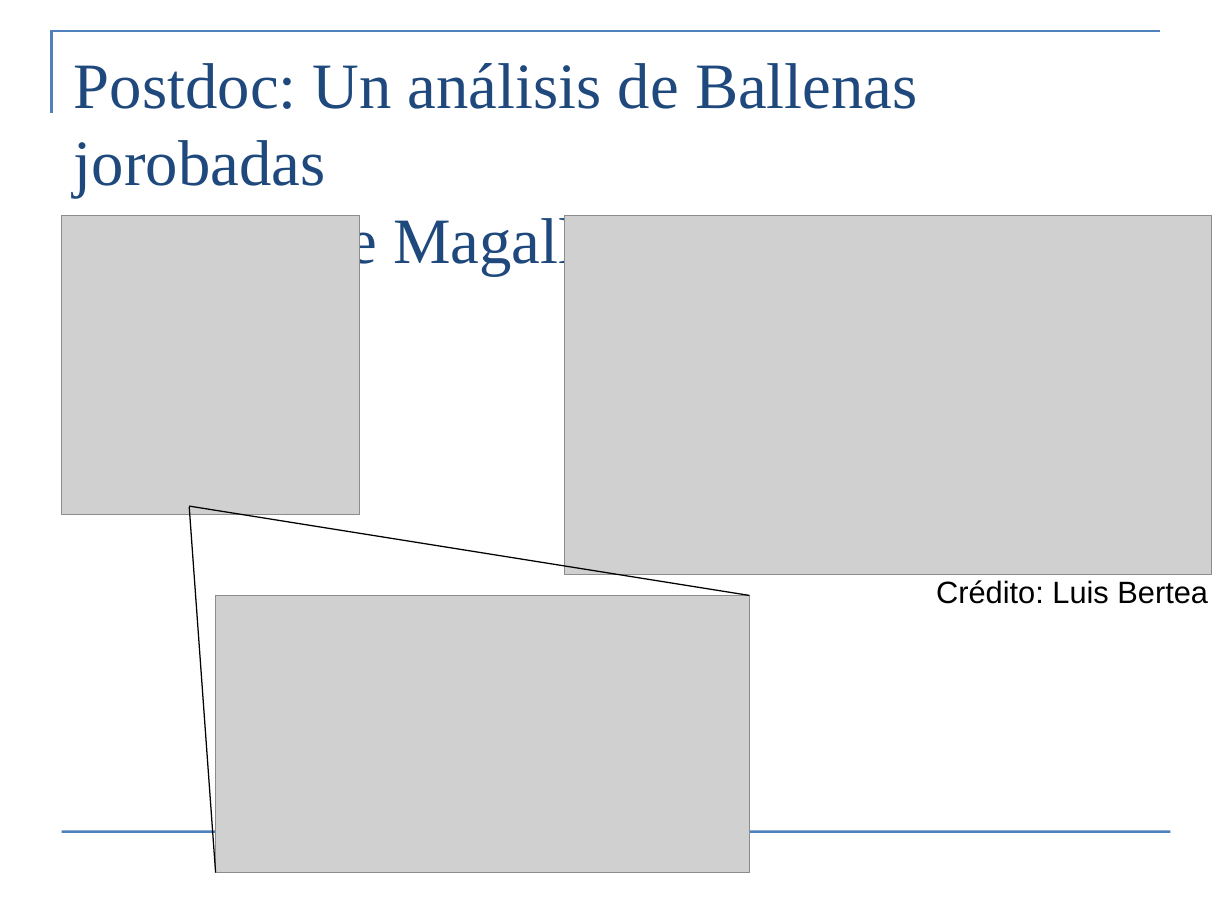
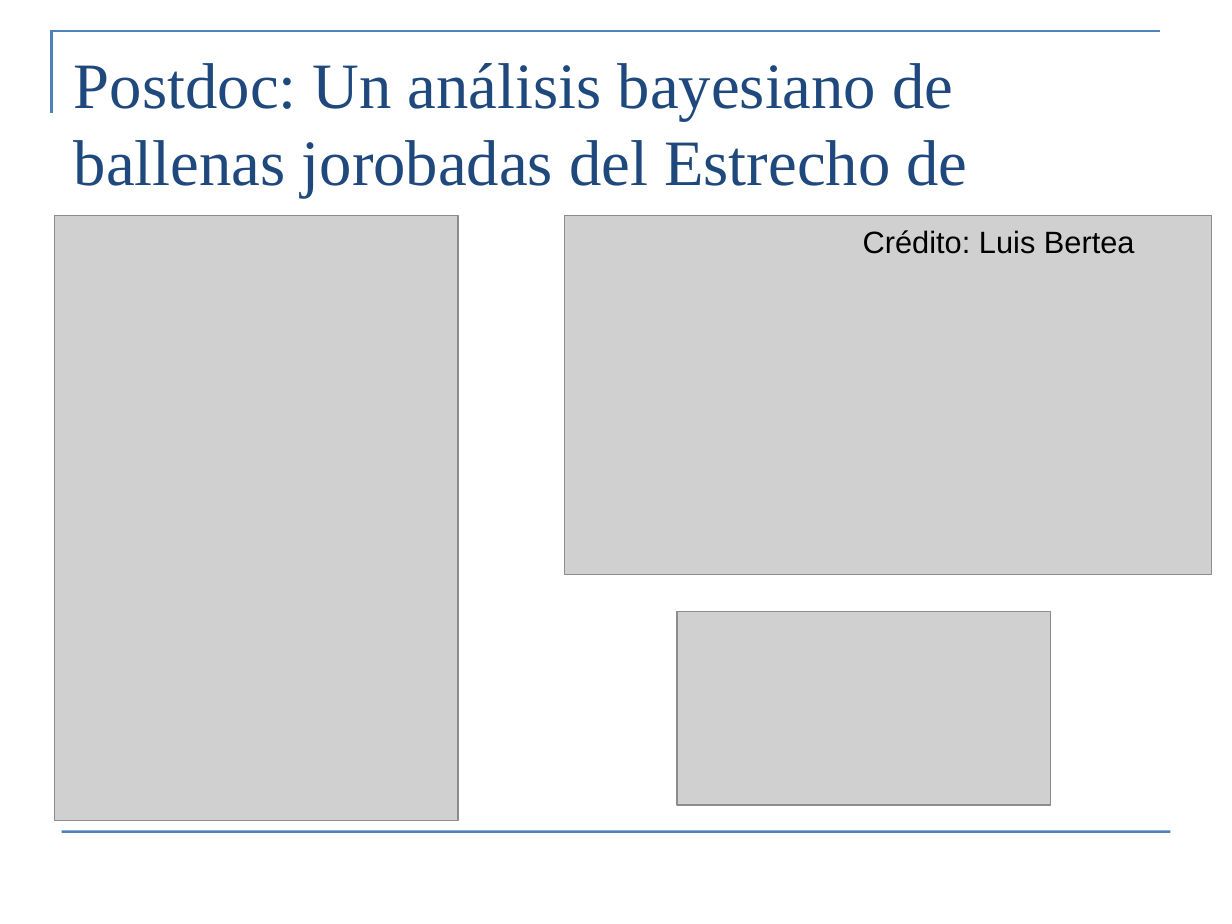
Before and after one commit to colemonnahan/bayes_workshop, a slide deck: slide 5 of dia1/intro.pptx. Drawn at 1232x924 pixels with LibreOffice and Linux fonts; fonts in the diff are those of the drawing; grey boxes stand for pictures. Boxes give left, top, right and bottom in pixels: in the first picture for what was removed or moved away, otherwise in the second. Text is boxed around its words. In the diff, an @@ line names an element or a change of style, - is before the commit and + after.

```diff
--- a/dia1/intro.pptx
+++ b/dia1/intro.pptx
@@ title at [74, 63, 968, 198]: text changed @@
-Postdoc: Un análisis de Ballenas jorobadas
-Estrecho de Magallanes
+Postdoc: Un análisis bayesiano de ballenas jorobadas del Estrecho de Magallanes
@@ picture added at [54, 216, 458, 821] @@
@@ picture removed at [62, 216, 360, 515] @@
@@ text "Crédito: Luis Bertea": place and size @@
-text "Crédito: Luis Bertea" at [936, 580, 1208, 604]
+text "Crédito: Luis Bertea" at [863, 230, 1135, 254]
@@ line removed from (190, 506) to (216, 872) @@
@@ line removed from (190, 506) to (749, 595) @@
@@ picture: place and size @@
-picture at [216, 595, 749, 872]
+picture at [678, 611, 1051, 804]
```
Also in this commit, not shown: 3 other slides changed, 4 slides added, 12 slides removed, 8 other files.
